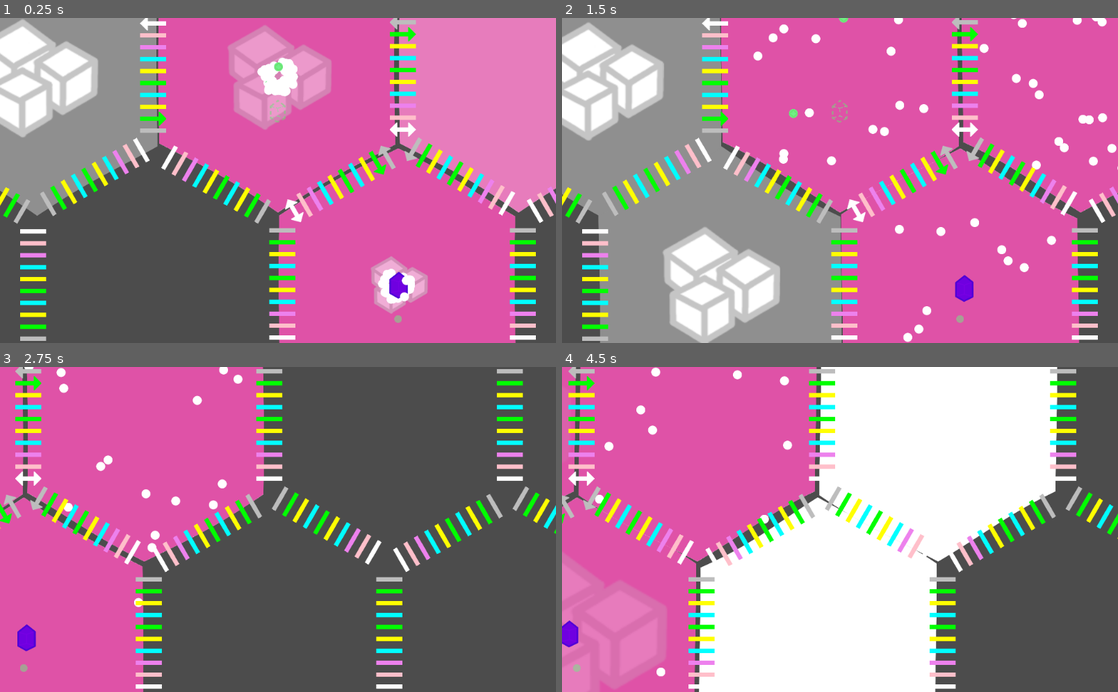
Above: before the commit, frames 1-4 (two rows, left to right).
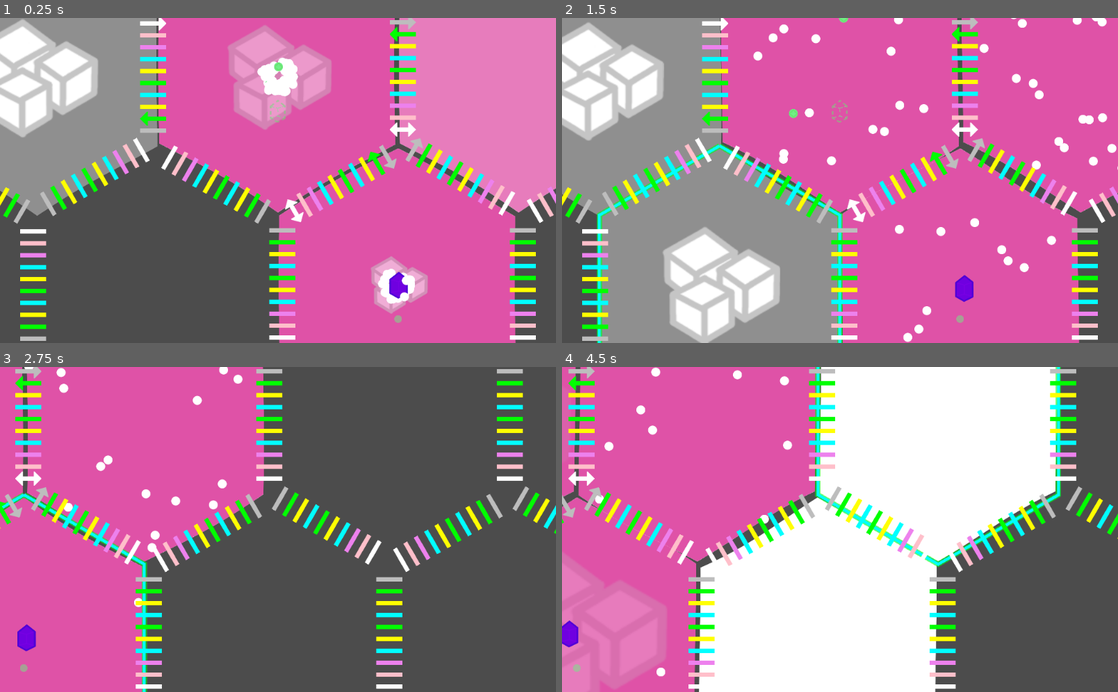
Above: after the commit, the same moments.

Repository: tobyp/hackathon2020
Game: Godot game, scene res://main.tscn
Same seed, same stepped clock (60 frames per second), same inputs: the game is played once before the commit and once after it.
Inputs (mouse positions are in pixels of both pictures, inside the frame that each line leads up to):
- Up to frame 1 (0.25 s): no input
- Up to frame 2 (1.5 s): tap Enter at 0.5 s; drag from (840, 76) to (895, 109) at 0.52 s; drag from (717, 284) to (812, 245) at 1.27 s
- Up to frame 3 (2.75 s): move the mouse to (400, 633) at 2.02 s; hold D from 2.03 s (still down); click (400, 633) at 2.17 s
- Up to frame 4 (4.5 s): release D at 2.75 s; drag from (706, 425) to (673, 480) at 2.77 s; drag from (817, 633) to (867, 529) at 3.52 s; drag from (940, 425) to (756, 448) at 4.27 s

The runs differ from the first frame. In frame 1, 0.3% of the frame differs, in the area x 25-77%, y 0-49%; in frame 2, 1.5%, in the area x 6-77%, y 0-100%; in frame 3, 0.8%; in frame 4, 1.4%.

Commit message:
Cell selector

Diff:
--- a/cells/cell.gd
+++ b/cells/cell.gd
@@ -7,6 +7,7 @@
 # Gets called when a cell gets visible, so that the hexgrid manager can
 # initialize it with the tech scripting engine
 signal discover(cell)
+signal selected(cell, status)
 
 ### MEMBERS
 # Own index position. Just for debugging
@@ -24,6 +25,7 @@
 # 0 = Ready
 var auto_recipe_cooldown = 0
 export var type = Globals.CellType.UNDISCOVERED setget _set_type, _get_type
+var selected: bool = false setget _set_selected, _get_selected
 
 ### PRIVATE MEMBERS
 # since transferring an integer number of particles each tick makes it impossible to see any changes,
@@ -423,7 +425,17 @@
 	if event is InputEventMouseButton:
 		if event.button_index == BUTTON_LEFT and event.is_pressed():
 			print("Clicked: %s ev: %s" % [self, event])
-			emit_signal("discover", self)
+			Rules.select_cell(self)
+			emit_signal("discover", self) # TODO this is only for debugginh
+
+func _set_selected(_selected: bool):
+	if _selected != self.selected:
+		emit_signal("selected", self, _selected)
+		selected = _selected
+	$CellSelector.visible = _selected
+
+func _get_selected() -> bool:
+	return selected
 
 func _add_sound(path: String):
 	var sound = AudioStreamPlayer2D.new()
--- a/cells/cell.tscn
+++ b/cells/cell.tscn
@@ -6,6 +6,7 @@
 [ext_resource path="res://textures/hex.png" type="Texture" id=4]
 [ext_resource path="res://textures/sugar.png" type="Texture" id=5]
 [ext_resource path="res://textures/hex_gray.png" type="Texture" id=6]
+[ext_resource path="res://cells/cell_selector.tscn" type="PackedScene" id=7]
 
 [sub_resource type="SegmentShape2D" id=1]
 a = Vector2( 0, -512 )
@@ -37,14 +38,13 @@
 shader_param/wobbleSpeed = 1.0
 shader_param/blend_tex = ExtResource( 3 )
 
-[sub_resource type="ShaderMaterial" id=9]
+[sub_resource type="ShaderMaterial" id=8]
 shader = ExtResource( 2 )
 shader_param/percentage = 0.0
 shader_param/wobbleSpeed = 1.5
 shader_param/blend_tex = ExtResource( 6 )
 
-[sub_resource type="Animation" id=8]
-resource_name = "Warning"
+[sub_resource type="Animation" id=9]
 length = 2.0
 loop = true
 tracks/0/type = "value"
@@ -105,16 +105,20 @@
 
 [node name="GfxResource" type="Sprite" parent="."]
 visible = false
-material = SubResource( 9 )
+material = SubResource( 8 )
 scale = Vector2( 0.87, 0.87 )
 texture = ExtResource( 6 )
 
+[node name="CellSelector" parent="." instance=ExtResource( 7 )]
+visible = false
+z_index = 1
+
 [node name="WarningAnimationPlayer" type="AnimationPlayer" parent="."]
-anims/Warning = SubResource( 8 )
+anims/Warning = SubResource( 9 )
 
 [node name="WarningAnimationSprite" type="Sprite" parent="."]
 visible = false
-self_modulate = Color( 1, 1, 1, 0.705882 )
+self_modulate = Color( 1, 1, 1, 0.588235 )
 texture = ExtResource( 5 )
 
 [node name="Particles" type="Node2D" parent="."]
--- /dev/null
+++ b/cells/cell_selector.tscn
@@ -0,0 +1,21 @@
+[gd_scene format=2]
+
+[node name="CellSelector" type="Node2D"]
+
+[node name="L1" type="Line2D" parent="."]
+self_modulate = Color( 0, 1, 1, 1 )
+points = PoolVector2Array( 0, -512, -443, -256, -443, 256, 0, 512, 443, 256, 443, -256, 0, -512 )
+default_color = Color( 1, 1, 1, 1 )
+
+[node name="L2" type="Line2D" parent="L1"]
+modulate = Color( 1, 1, 1, 0.501961 )
+show_behind_parent = true
+points = PoolVector2Array( 0, -512, -443, -256, -443, 256, 0, 512, 443, 256, 443, -256, 0, -512 )
+width = 15.0
+default_color = Color( 0, 1, 0.501961, 1 )
+
+[node name="L3" type="Line2D" parent="L1/L2"]
+show_behind_parent = true
+points = PoolVector2Array( 0, -512, -443, -256, -443, 256, 0, 512, 443, 256, 443, -256, 0, -512 )
+width = 20.0
+default_color = Color( 0, 1, 0, 1 )
--- a/rules.gd
+++ b/rules.gd
@@ -2,6 +2,7 @@
 
 var rng: RandomNumberGenerator
 var debug_visual: bool = false
+var _selected_cells = []
 
 func _ready():
 	_init_recipes()
@@ -136,3 +137,9 @@
 		if event.is_pressed():
 			if event.get_scancode() == KEY_F1:
 				debug_visual = not debug_visual
+
+func select_cell(cell):
+	for oldcell in _selected_cells:
+		oldcell.selected = false
+	_selected_cells = [cell]
+	cell.selected = true
--- a/ui/ui.gd
+++ b/ui/ui.gd
@@ -85,12 +85,12 @@
 	var leftarrow_texture = tunnels[tunnel_idx].leftarrow.get_child(0) as TextureButton
 	var rightarrow_texture = tunnels[tunnel_idx].rightarrow.get_child(0) as TextureButton
 
-	if (tunnels[tunnel_idx].state == TunnelState.OPEN_RIGHT or tunnels[tunnel_idx].state == TunnelState.OPEN_BOTH):
+	if (tunnels[tunnel_idx].state == TunnelState.OPEN_LEFT or tunnels[tunnel_idx].state == TunnelState.OPEN_BOTH):
 		leftarrow_texture.texture_normal = head_png # default
 	else:
 		leftarrow_texture.texture_normal = shaft_png
 
-	if (tunnels[tunnel_idx].state == TunnelState.OPEN_LEFT or tunnels[tunnel_idx].state == TunnelState.OPEN_BOTH):
+	if (tunnels[tunnel_idx].state == TunnelState.OPEN_RIGHT or tunnels[tunnel_idx].state == TunnelState.OPEN_BOTH):
 		rightarrow_texture.texture_normal = head_png # default
 	else:
 		rightarrow_texture.texture_normal = shaft_png
--- a/ui/ui.tscn
+++ b/ui/ui.tscn
@@ -4,6 +4,7 @@
 [ext_resource path="res://ui/arrow.tscn" type="PackedScene" id=3]
 
 [node name="Node2D" type="Node2D"]
+z_index = 2
 script = ExtResource( 1 )
 
 [node name="LeftArrowTextButton2" parent="." instance=ExtResource( 3 )]
Not shown: 1 places in cells/cell.tscn that only renumber resources
